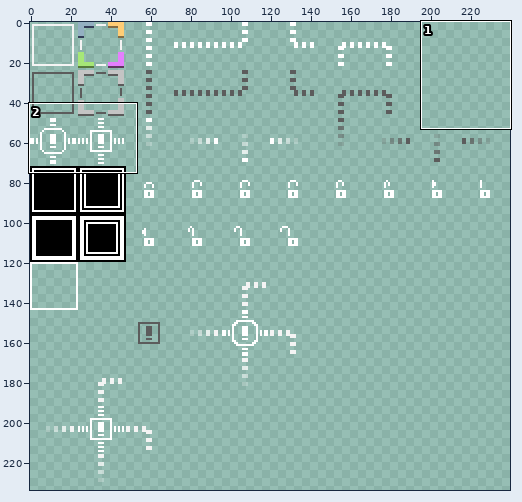
File history of a sprite sheet, assets/overworld.png. The picture above shows the old version from afar; the outline marks the close-up.
Close-up. Before the edit:
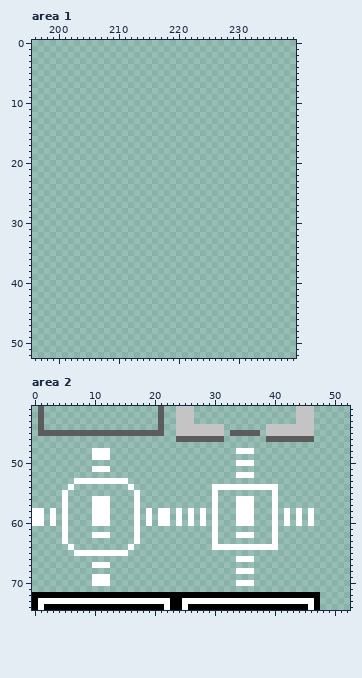
The file is 240x240 pixels. Colours within 5 levels of each other are drawn and written as one. Shown: area 1: x 196..239, y 0..52; area 2: x 0..52, y 41..74. The wide view leaves out empty margins. The commit also changed other parts of the picture, which this record leaves out.
New version:
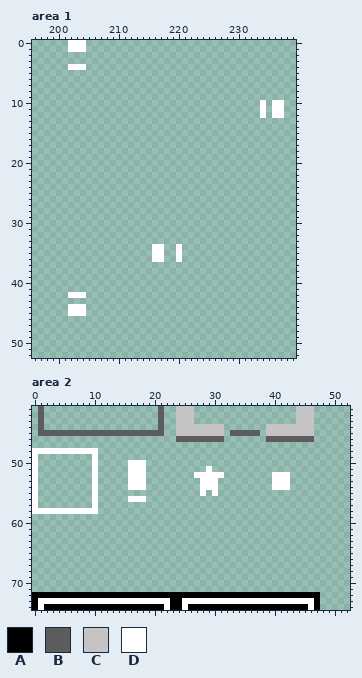
Palette (. is transparent): A #000000  B #5c5c5c  C #c4c4c4  D #ffffff
Edits made:
Area 1:
y 0..1: x 202..204 ... -> DDD
y 4: x 202..204 ... -> DDD
y 10..12: x 234 . -> D; x 236..237 .. -> DD
y 34..36: x 216..217 .. -> DD; x 220 . -> D
y 42: x 202..204 ... -> DDD
y 44..45: x 202..204 ... -> DDD
Area 2:
y 48: x 0..9 .......... -> DDDDDDDDDD; x 11..12 DD -> ..; x 34..36 DDD -> ...
y 49: x 0 . -> D; x 11..12 DD -> ..
y 50: x 0 . -> D; x 10 . -> D; x 16..18 ... -> DDD; x 34..36 DDD -> ...
y 51: x 0 . -> D; x 11..12 DD -> ..; x 16..18 ... -> DDD; x 29 . -> D
y 52: x 0 . -> D; x 10 . -> D; x 16..18 ... -> DDD; x 27..31 ..... -> DDDDD; x 34..36 DDD -> ...; x 40..42 ... -> DDD
y 53: x 0 . -> D; x 7..9 DDD -> ...; x 11..18 DDDDD... -> .....DDD; x 28..30 ... -> DDD; x 40..42 ... -> DDD
y 54: x 0 . -> D; x 6 D -> .; x 10 . -> D; x 17..18 .. -> DD; x 28..29 .. -> DD; x 31..39 DDDDDDDDD -> .........; x 41..42 .. -> DD
y 55: x 0 . -> D; x 5 D -> .; x 10 . -> D; x 17 D -> .; x 28 . -> D; x 40 D -> .
y 56: x 0 . -> D; x 5 D -> .; x 11..12 DD -> ..; x 16 . -> D; x 18 . -> D; x 30 D -> .; x 34..36 DDD -> ...; x 40 D -> .
y 57: x 0 . -> D; x 5 D -> .; x 11..12 DD -> ..; x 17 D -> .; x 30 D -> .; x 34..36 DDD -> ...; x 40 D -> .
y 58: x 2 . -> D; x 4 . -> D; x 6..9 .... -> DDDD; x 11..12 DD -> ..; x 17 D -> .; x 19 D -> .; x 21..22 DD -> ..; x 24 D -> .; x 26 D -> .; x 28 D -> .; x 30 D -> .; x 34..36 DDD -> ...; x 40 D -> .; x 42 D -> .; x 44 D -> .; x 46 D -> .
y 59..60: x 0..1 DD -> ..; x 3 D -> .; x 5 D -> .; x 10..12 DDD -> ...; x 17 D -> .; x 19 D -> .; x 21..22 DD -> ..; x 24 D -> .; x 26 D -> .; x 28 D -> .; x 30 D -> .; x 34..36 DDD -> ...; x 40 D -> .; x 42 D -> .; x 44 D -> .; x 46 D -> .
y 61: x 5 D -> .; x 17 D -> .; x 30 D -> .; x 40 D -> .
y 62: x 5 D -> .; x 10..12 DDD -> ...; x 17 D -> .; x 30 D -> .; x 34..36 DDD -> ...; x 40 D -> .
y 63: x 5 D -> .; x 17 D -> .; x 30 D -> .; x 40 D -> .
y 64: x 6 D -> .; x 16 D -> .; x 30..40 DDDDDDDDDDD -> ...........
y 65: x 7..15 DDDDDDDDD -> .........
y 66: x 34..36 DDD -> ...
y 67: x 10..12 DDD -> ...
y 68: x 34..36 DDD -> ...
y 69: x 10..12 DDD -> ...
y 70: x 10..12 DDD -> ...; x 34..36 DDD -> ...
